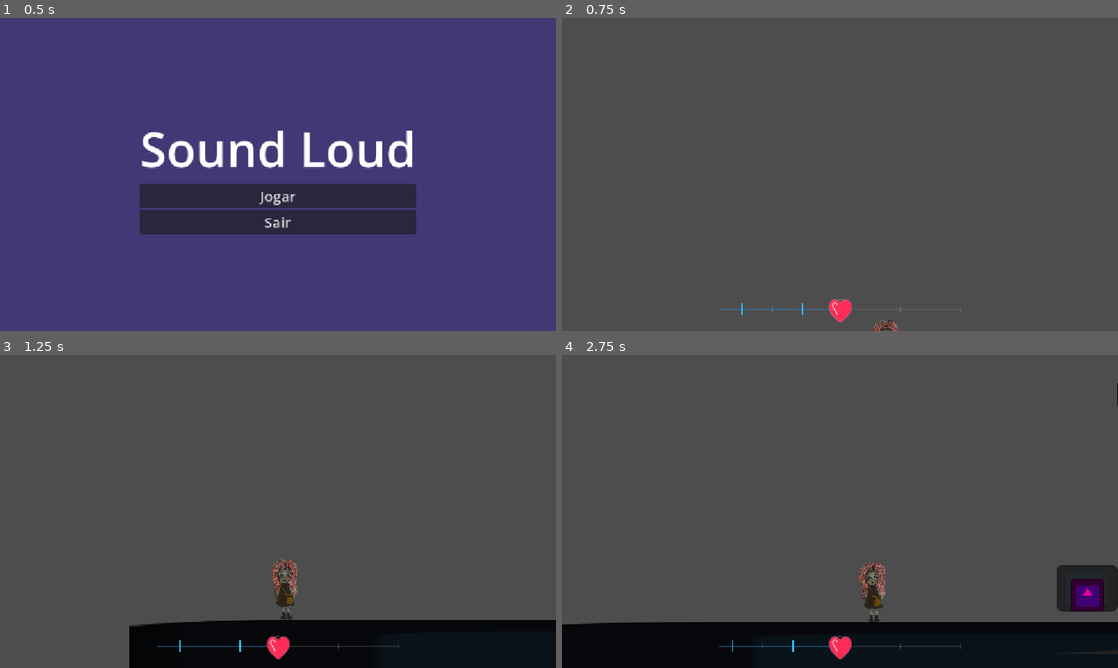
Above: before the commit, frames 1-4 (two rows, left to right).
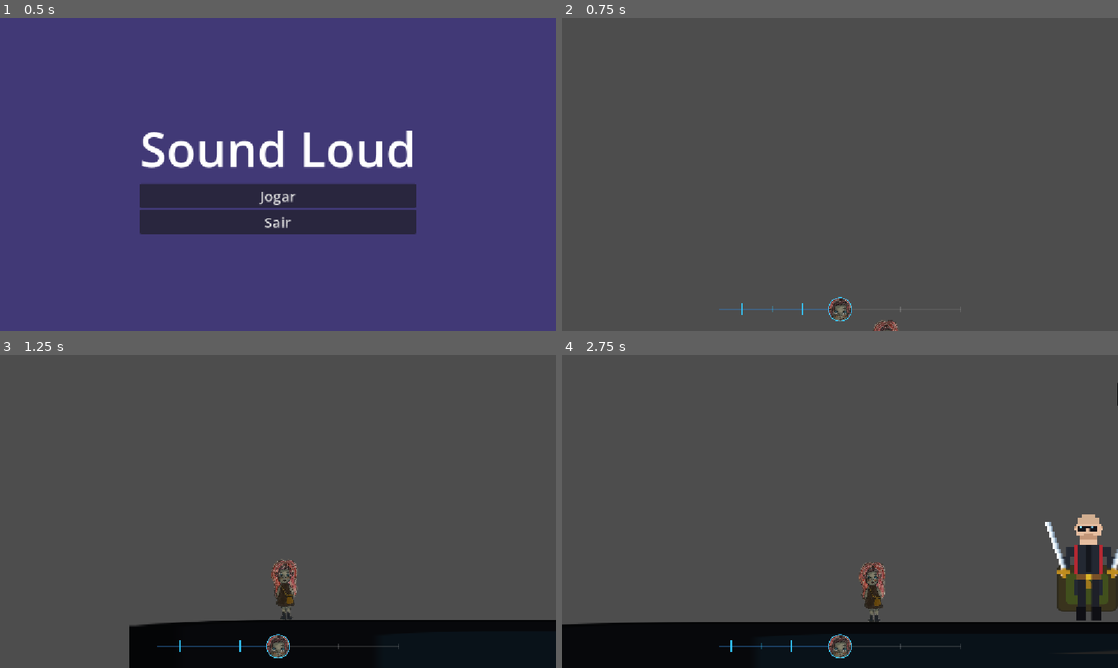
Above: after the commit, the same moments.

Repository: pedro13marcos/artsound
Game: Godot game, scene res://scenes/menu.tscn
Same seed, same stepped clock (60 frames per second), same inputs: the game is played once before the commit and once after it. The engine's default icon, where the game draws it, is replaced by a stand-in: a white triangle on a blue panel in a dark square. Sound files missing from this copy of the repository are replaced by a short silence.
Inputs:
- Up to frame 1 (0.5 s): no input
- Up to frame 2 (0.75 s): click "Jogar" at 0.5 s
- Up to frame 3 (1.25 s): no input
- Up to frame 4 (2.75 s): tap Enter (ui_accept) at 1.25, 1.52, 2.27 s; hold Right (ui_right) from 1.28 s (still down); tap F (interact) at 1.35, 2.1 s

Frame 1 is identical in both runs. In frame 2, 0.3% of the frame differs, in the area x 47-53%, y 89-98%; in frame 3, 0.3%; in frame 4, 2.5%, in the area x 30-100%, y 50-98%.

Commit message:
0.3 first enemy with hud

Diff:
--- a/scenes/rhythm_hud.tscn
+++ b/scenes/rhythm_hud.tscn
@@ -1,7 +1,7 @@
 [gd_scene format=3 uid="uid://c5v8g26l47w8r"]
 
 [ext_resource type="Script" path="res://scripts/rhythm_hud.gd" id="1_rhud1"]
-[ext_resource type="Texture2D" path="res://image/heart_icon.png" id="2_heart"]
+[ext_resource type="Texture2D" path="res://image/player_face.png" id="2_face"]
 
 [node name="RhythmHUD" type="CanvasLayer"]
 script = ExtResource("1_rhud1")
@@ -29,8 +29,8 @@
 grow_vertical = 2
 
 [node name="Heart" type="Sprite2D" parent="CenterContainer/Control"]
-scale = Vector2(1, 1)
-texture = ExtResource("2_heart")
+scale = Vector2(0.4, 0.4)
+texture = ExtResource("2_face")
 
 [node name="TargetLabel" type="Label" parent="CenterContainer/Control"]
 layout_mode = 1
--- a/scenes/teste_1.tscn
+++ b/scenes/teste_1.tscn
@@ -7,6 +7,7 @@
 [ext_resource type="Texture2D" uid="uid://c4e5r2q3skvis" path="res://image/character.png" id="4_mprkn"]
 [ext_resource type="AudioStream" uid="uid://cw5ol7lrxh5bt" path="res://Sounds/Chill beat.mp3" id="4_r644g"]
 [ext_resource type="PackedScene" path="res://scenes/rhythm_hud.tscn" id="5_rhud"]
+[ext_resource type="Texture2D" path="res://image/blademaster.png" id="6_bm_tex"]
 [ext_resource type="Script" path="res://scripts/rhythm_enemy.gd" id="6_enemy"]
 [ext_resource type="Script" uid="uid://d3pqdlduashx4" path="res://scripts/camera_2d.gd" id="7_85ip6"]
 
@@ -126,10 +127,8 @@
 texture = ExtResource("2_16ubr")
 
 [node name="Sprite2D2" type="Sprite2D" parent="Interaction point" unique_id=784573503]
-modulate = Color(0.9999997, 0.1796163, 0.64906204, 1)
-self_modulate = Color(0.90820074, 0.00070752203, 0.9157155, 1)
-scale = Vector2(0.5390625, 0.5390625)
-texture = ExtResource("2_16ubr")
+position = Vector2(0, -64)
+texture = ExtResource("6_bm_tex")
 
 [node name="CollisionShape2D2" type="CollisionShape2D" parent="Interaction point" unique_id=638283363]
 shape = SubResource("RectangleShape2D_g4v7s")
--- a/scripts/level.gd
+++ b/scripts/level.gd
@@ -4,6 +4,7 @@
 
 func _ready() -> void:
 	$soundTrack.play();
+	$soundTrack.finished.connect(func(): $soundTrack.play())
 
 
 func _process(delta: float) -> void:
--- a/scripts/rhythm_hud.gd
+++ b/scripts/rhythm_hud.gd
@@ -66,8 +66,8 @@
 
 func pulse_heart(seconds_per_beat: float) -> void:
 	var tween = create_tween()
-	heart.scale = Vector2(1.35, 1.35)
-	tween.tween_property(heart, "scale", Vector2(1.0, 1.0), seconds_per_beat * 0.4)\
+	heart.scale = Vector2(0.48, 0.48)
+	tween.tween_property(heart, "scale", Vector2(0.40, 0.40), seconds_per_beat * 0.4)\
 		.set_trans(Tween.TRANS_QUAD).set_ease(Tween.EASE_OUT)
 
 func lock_on_target(target: Node) -> void:
Not shown, changed: Sounds/Chill beat.mp3.import
Binary file added: image/blademaster.png
Not shown, added: image/blademaster.png.import
Binary file added: image/player_face.png
Not shown, added: image/player_face.png.import
